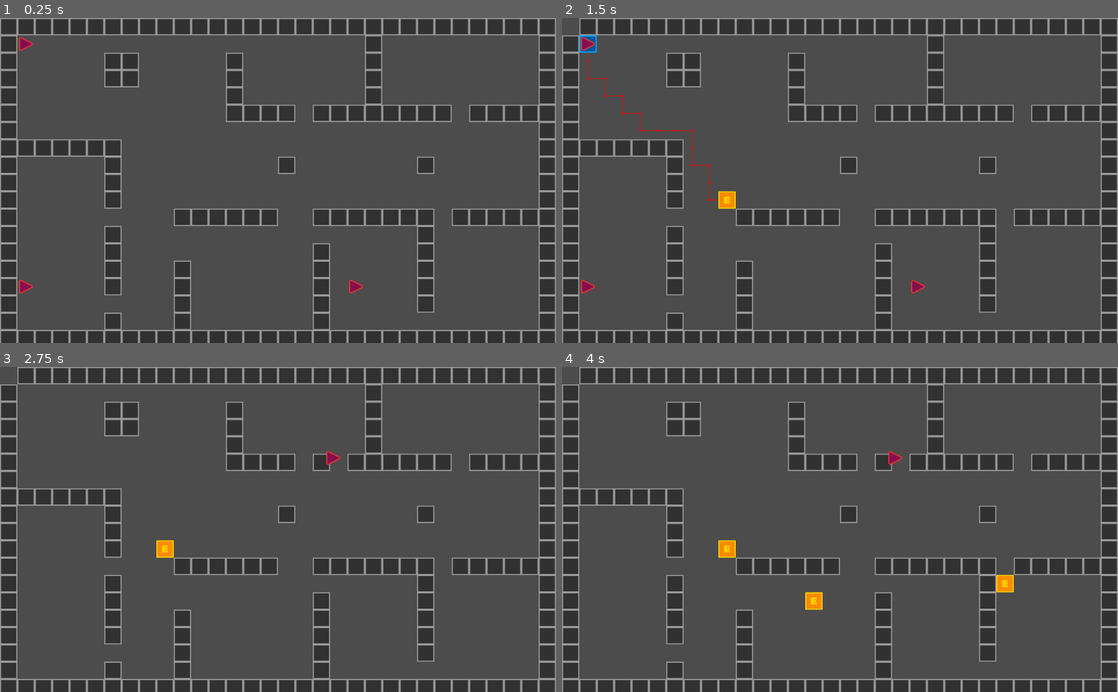
Above: before the commit, frames 1-4 (two rows, left to right).
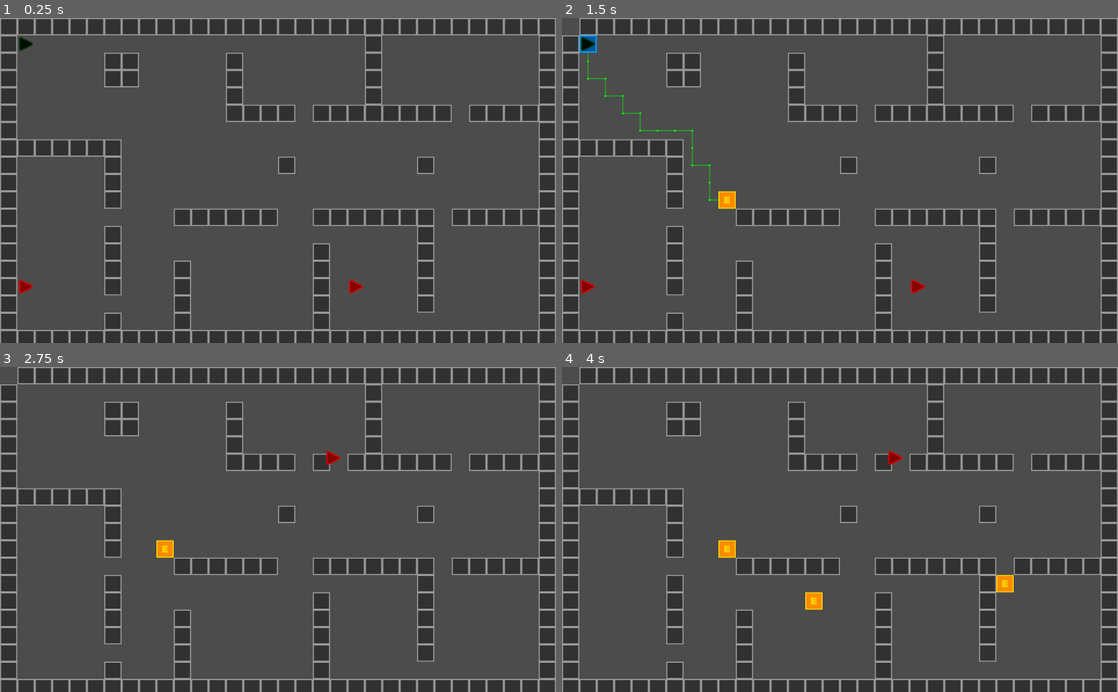
Above: after the commit, the same moments.

Repository: Matthew-Underwood/Jasper
Game: Godot game, scene res://Main.tscn
Same seed, same stepped clock (60 frames per second), same inputs: the game is played once before the commit and once after it.
Inputs (mouse positions are in pixels of both pictures, inside the frame that each line leads up to):
- Up to frame 1 (0.25 s): no input
- Up to frame 2 (1.5 s): tap Enter at 0.5 s; move the mouse to (962, 164) at 0.52 s; press the mouse at (962, 164) at 0.53 s; tap Space at 1.25 s; move the mouse to (728, 196) at 1.27 s; release the mouse at (728, 196) at 1.28 s; click (728, 196) at 1.35 s
- Up to frame 3 (2.75 s): tap Enter at 2 s; move the mouse to (333, 458) at 2.02 s; hold Shift from 2.03 s (still down); click (333, 458) at 2.3 s
- Up to frame 4 (4 s): tap Space at 2.75 s; move the mouse to (812, 594) at 2.77 s; release Shift at 2.78 s; click (812, 594) at 2.85 s; tap Enter at 3.5 s; move the mouse to (1006, 578) at 3.52 s; press the mouse at (1006, 578) at 3.53 s

The runs differ from the first frame. In frame 1, 0.2% of the frame differs, in the area x 3-66%, y 5-85%; in frame 2, 0.5%; in frame 3, less than 0.1%; in frame 4, less than 0.1%.
Error before the commit: Invalid get index '0' (on base: 'PoolVector3Array'). (res://TileMap.gd:61)

Commit message:
Mouse hover events over characters to switch on / off the unhandled_input event. Checks that pointPath dict isn't empty before accessing it. Clear the path of previously selected characters.

Diff:
--- /dev/null
+++ b/Area2D.gd
@@ -0,0 +1,8 @@
+extends Area2D
+
+
+func _input_event(camera, event, id):
+	if event.is_action_pressed("click"):
+		var tileMap = get_node("/root/Node2D/TileMap")
+		var characterInfo = get_parent().getCharacterInfo()
+		tileMap.getPath(characterInfo)
--- a/Main.gd
+++ b/Main.gd
@@ -4,10 +4,16 @@
 # Called when the node enters the scene tree for the first time.
 func _ready():
 	var characterPositions = [Vector2(48, 48), Vector2(48, 496), Vector2(656, 496)]
+	var characterColours = [Color.green, Color.red, Color.red]
 	var characterScene = preload("res://character.tscn")
+	var characterInfo = load("res://classes/character_info.gd")
 	var charactersNode = get_node("Characters")
+
 
 	for characterNum in range(characterPositions.size()):
 		var characterNode = characterScene.instance()
+		var characterInfoInstance = characterInfo.new(characterNum, characterColours[characterNum])
+		characterNode.setCharacterInfo(characterInfoInstance)
 		characterNode.position = characterPositions[characterNum]
+		characterNode.modulate = characterColours[characterNum]
 		charactersNode.add_child(characterNode)
--- a/Position2D.gd
+++ b/Position2D.gd
@@ -1,7 +1,6 @@
 extends Node2D
 
 enum States { IDLE, FOLLOW }
-
 const MASS = 10.0
 const ARRIVE_DISTANCE = 10.0
 
@@ -13,12 +12,16 @@
 var _target_position = Vector2()
 
 var _velocity = Vector2()
-var _characterInfo
+var _characterInfo : CharacterInfo
 
 func _ready():
-	var characterInfo = load("res://classes/character_info.gd")
-	_characterInfo = characterInfo.new(1, Color.red)
 	_change_state(States.IDLE)
+
+func setCharacterInfo(characterInfo : CharacterInfo):
+	_characterInfo = characterInfo
+
+func getCharacterInfo():
+	return _characterInfo
 
 #func _process(_delta):
 #	if _state != States.FOLLOW:
@@ -30,7 +33,6 @@
 #			_change_state(States.IDLE)
 #			return
 #		_target_point_world = _path[0]
-
 
 func _unhandled_input(event):
 	if event.is_action_pressed("click"):
@@ -53,7 +55,7 @@
 
 func _change_state(new_state):
 	if new_state == States.FOLLOW:
-		_path = get_node("/root/Node2D/TileMap").getPath(
+		_path = get_node("/root/Node2D/TileMap").createPath(
 			_characterInfo,
 			position,
 			_target_position
@@ -65,3 +67,13 @@
 		# We don't want the character to move back to it in this example.
 		_target_point_world = _path[1]
 	_state = new_state
+
+
+func _on_Area2D_mouse_entered():
+	var characters = get_node("/root/Node2D/Characters").get_children()
+	for character in characters:
+		character.set_process_unhandled_input(false)
+
+
+func _on_Area2D_mouse_exited():
+	set_process_unhandled_input(true)
--- a/TileMap.gd
+++ b/TileMap.gd
@@ -19,7 +19,7 @@
 	_pathing = pathingFactory.create(get_used_cells_by_id(0), _map)
 
 func _draw():
-	if _characterInfo == null || !_pointPaths.has(_characterInfo.getId()):
+	if _characterInfo == null || !_pointPaths.has(_characterInfo.getId()) || _pointPaths[_characterInfo.getId()].empty():
 		return
 	var point_start = _pointPaths[_characterInfo.getId()][0]
 	var point_end = _pointPaths[_characterInfo.getId()][len(_pointPaths[_characterInfo.getId()]) - 1]
@@ -34,34 +34,41 @@
 		draw_circle(current_point, BASE_LINE_WIDTH * 2.0, _characterInfo.getColour())
 		last_point = current_point
 
+func getPath(characterInfo : CharacterInfo):
+	_characterInfo = characterInfo
+	for id in _pointPaths:
+		if id != _characterInfo.getId():
+			_clearPreviousPathDrawing(id)
 
-func getPath(characterInfo : CharacterInfo, world_start : Vector2, world_end : Vector2):
+
+func createPath(characterInfo : CharacterInfo, world_start : Vector2, world_end : Vector2):
 	_characterInfo = characterInfo
 	self.pathStartPosition = world_to_map(world_start)
 	self.pathEndPosition = world_to_map(world_end)
-	_recalculatePath()
+	_recalculatePath(_characterInfo.getId())
 	var path_world = []
 	for point in _pointPaths[_characterInfo.getId()]:
 		var point_world = map_to_world(Vector2(point.x, point.y)) + _halfCellSize
 		path_world.append(point_world)
 	return path_world
 
-func _recalculatePath():
-	_clearPreviousPathDrawing()
+func _recalculatePath(id : int):
+	_clearPreviousPathDrawing(id)
 	# This method gives us an array of points. Note you need the start and
 	# end points' indices as input.
 	#TODO convert this to dict
-	_pointPaths[_characterInfo.getId()] = _pathing.getPath(pathStartPosition, pathEndPosition)
+	_pointPaths[id] = _pathing.getPath(pathStartPosition, pathEndPosition)
 	# Redraw the lines and circles from the start to the end point.
 	update()
 
-func _clearPreviousPathDrawing():
-	if not _pointPaths.has(_characterInfo.getId()):
+func _clearPreviousPathDrawing(id : int):
+	if not _pointPaths.has(id) || _pointPaths[id].empty():
 		return
-	var point_start = _pointPaths[_characterInfo.getId()][0]
-	var point_end = _pointPaths[_characterInfo.getId()][len(_pointPaths[_characterInfo.getId()]) - 1]
+	var point_start = _pointPaths[id][0]
+	var point_end = _pointPaths[id][len(_pointPaths[id]) - 1]
 	set_cell(point_start.x, point_start.y, -1)
 	set_cell(point_end.x, point_end.y, -1)
+	update()
 
 # Setters for the start and end path values.
 func _setPathStartPosition(value):
@@ -74,7 +81,7 @@
 	set_cell(value.x, value.y, 1)
 	pathStartPosition = value
 	if pathEndPosition and pathEndPosition != pathStartPosition:
-		_recalculatePath()
+		_recalculatePath(_characterInfo.getId())
 
 
 func _setPathEndPosition(value):
@@ -87,4 +94,4 @@
 	set_cell(value.x, value.y, 2)
 	pathEndPosition = value
 	if pathStartPosition != value:
-		_recalculatePath()
+		_recalculatePath(_characterInfo.getId())
--- a/character.tscn
+++ b/character.tscn
@@ -1,11 +1,26 @@
-[gd_scene load_steps=3 format=2]
+[gd_scene load_steps=6 format=2]
 
 [ext_resource path="res://Position2D.gd" type="Script" id=1]
 [ext_resource path="res://sprites/character.png" type="Texture" id=2]
+[ext_resource path="res://Area2D.gd" type="Script" id=3]
+
+[sub_resource type="CanvasItemMaterial" id=1]
+
+[sub_resource type="RectangleShape2D" id=2]
+extents = Vector2( 16, 16 )
 
 [node name="Position2D" type="Position2D"]
+material = SubResource( 1 )
 script = ExtResource( 1 )
 
 [node name="Sprite" type="Sprite" parent="."]
 scale = Vector2( 0.5, 0.5 )
 texture = ExtResource( 2 )
+
+[node name="Area2D" type="Area2D" parent="."]
+script = ExtResource( 3 )
+
+[node name="CollisionShape2D" type="CollisionShape2D" parent="Area2D"]
+shape = SubResource( 2 )
+[connection signal="mouse_entered" from="Area2D" to="." method="_on_Area2D_mouse_entered"]
+[connection signal="mouse_exited" from="Area2D" to="." method="_on_Area2D_mouse_exited"]
